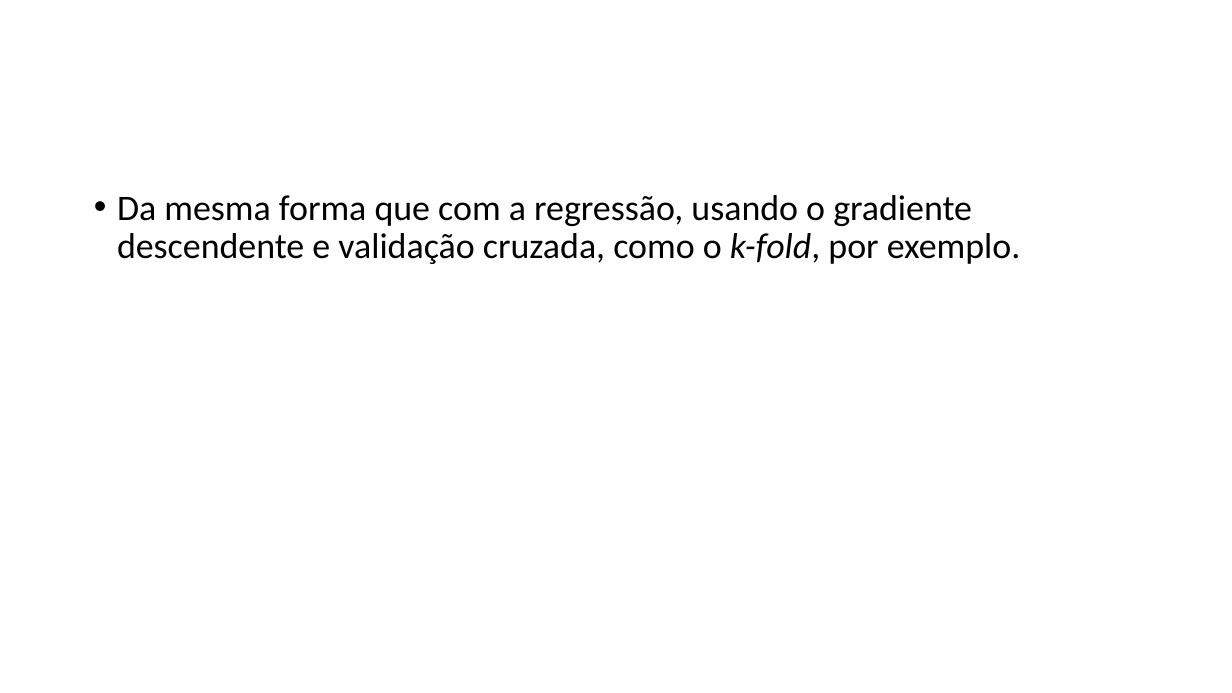
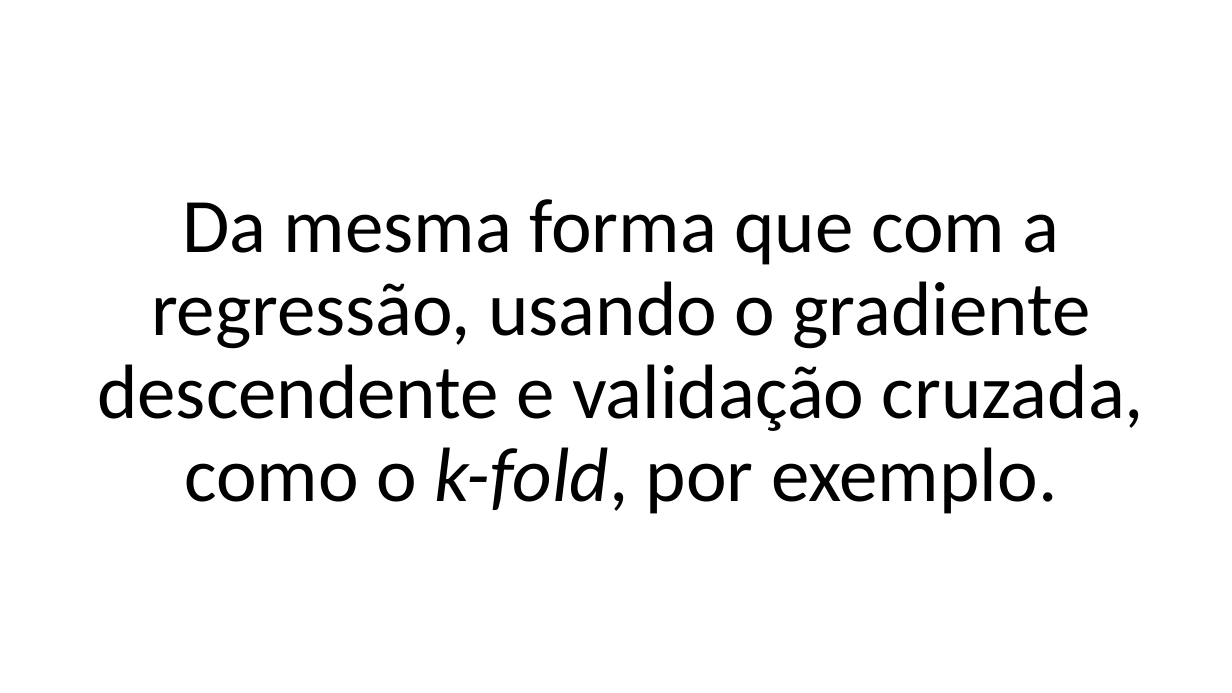
Before and after one commit to zz4fap/c24_inteligencia_artificial, a slide deck: slide 20 of slides/C24_Classificação.pptx. Drawn at 1232x693 pixels with LibreOffice and Linux fonts; fonts in the diff are those of the drawing. Boxes give left, top, right and bottom in pixels: in the first picture for what was removed or moved away, otherwise in the second. Text is boxed around its words. In the diff, an @@ line names an element or a change of style, - is before the commit and + after.

Commit message:
new slides

```diff
--- a/slides/C24_Classificação.pptx
+++ b/slides/C24_Classificação.pptx
@@ text "Da mesma forma que com ...": place and size @@
-text "Da mesma forma que com ..." at (117,195,1020,264)
+text "Da mesma forma que com ..." at (97,199,1144,514)
@@ text "Da mesma forma que com ..." at (97,199,1144,514): size 28 to 60 pt; alignment left to centre; bullet • to none @@
```
Also in this commit, not shown: 1 other slide changed, 1 slide added.
